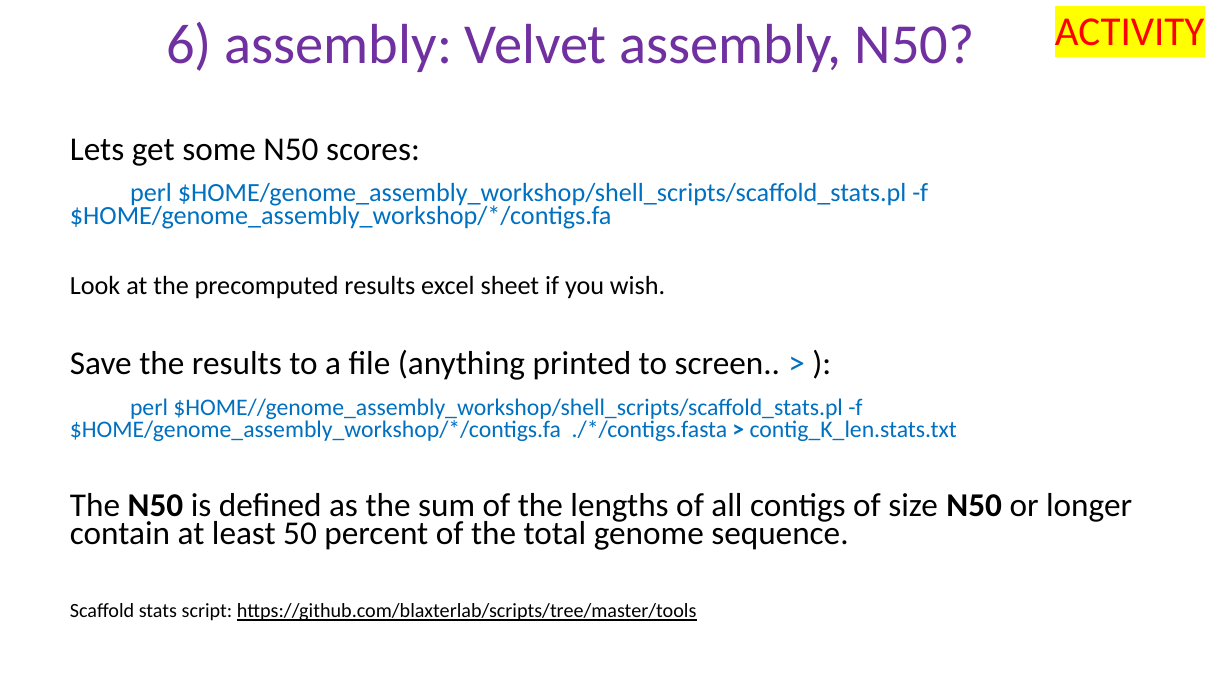
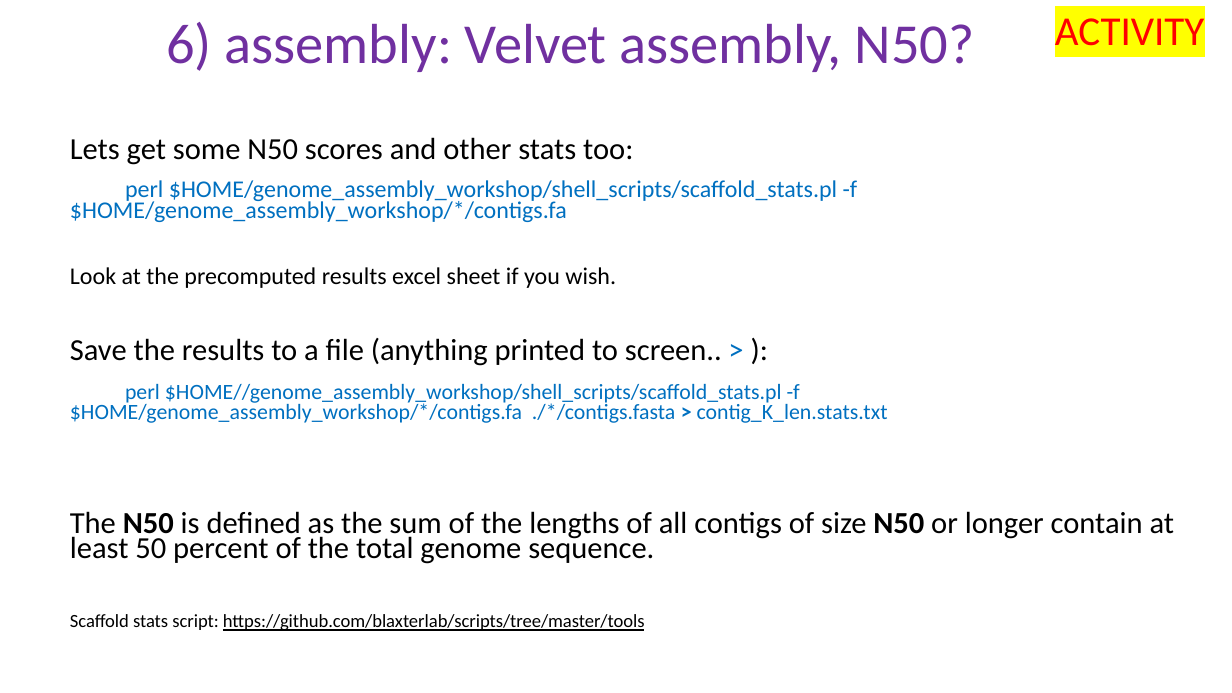
Before and after one commit to peterthorpe5/genome_assembly_workshop, a slide deck: slide 21 of powerpoint/6_assembly.pptx (slide 16 before the commit). Drawn at 1232x693 pixels with LibreOffice and Linux fonts; fonts in the diff are those of the drawing. Boxes give left, top, right and bottom in pixels: in the first picture for what was removed or moved away, otherwise in the second. Text is boxed around its words. In the diff, an @@ line names an element or a change of style, - is before the commit and + after.

```diff
--- a/powerpoint/6_assembly.pptx
+++ b/powerpoint/6_assembly.pptx
@@ text at (x1=70, y1=137, x2=633, y2=165): text changed; size 25.9 to 23.8 pt @@
-Lets get some N50 scores:
+Lets get some N50 scores and other stats too:
@@ text at (x1=70, y1=180, x2=1175, y2=631): size 20.4 to 18.7 pt in "perl $HOME/genome_assembly_workshop/shell_scripts/scaffold_s ...", "Look at the precomputed results excel sheet ..."; size 25.9 to 23.8 pt in "Save the results to a file (anything ...", "The N50 is defined as the sum ..."; size 18.5 to 17 pt in "perl $HOME//genome_assembly_workshop/shell_scripts/scaffold_ ..."; size 15.7 to 14.4 pt in "Scaffold stats script: https://github.com/blaxterlab/scripts ..." @@
```
Also in this commit, not shown: 12 other slides changed, 8 slides added.
